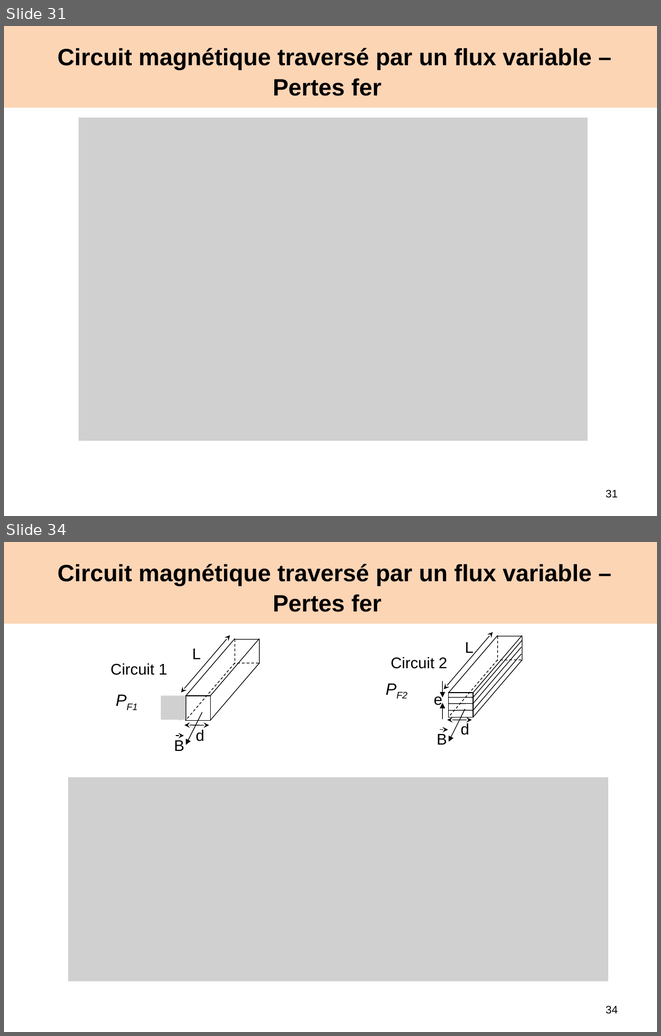
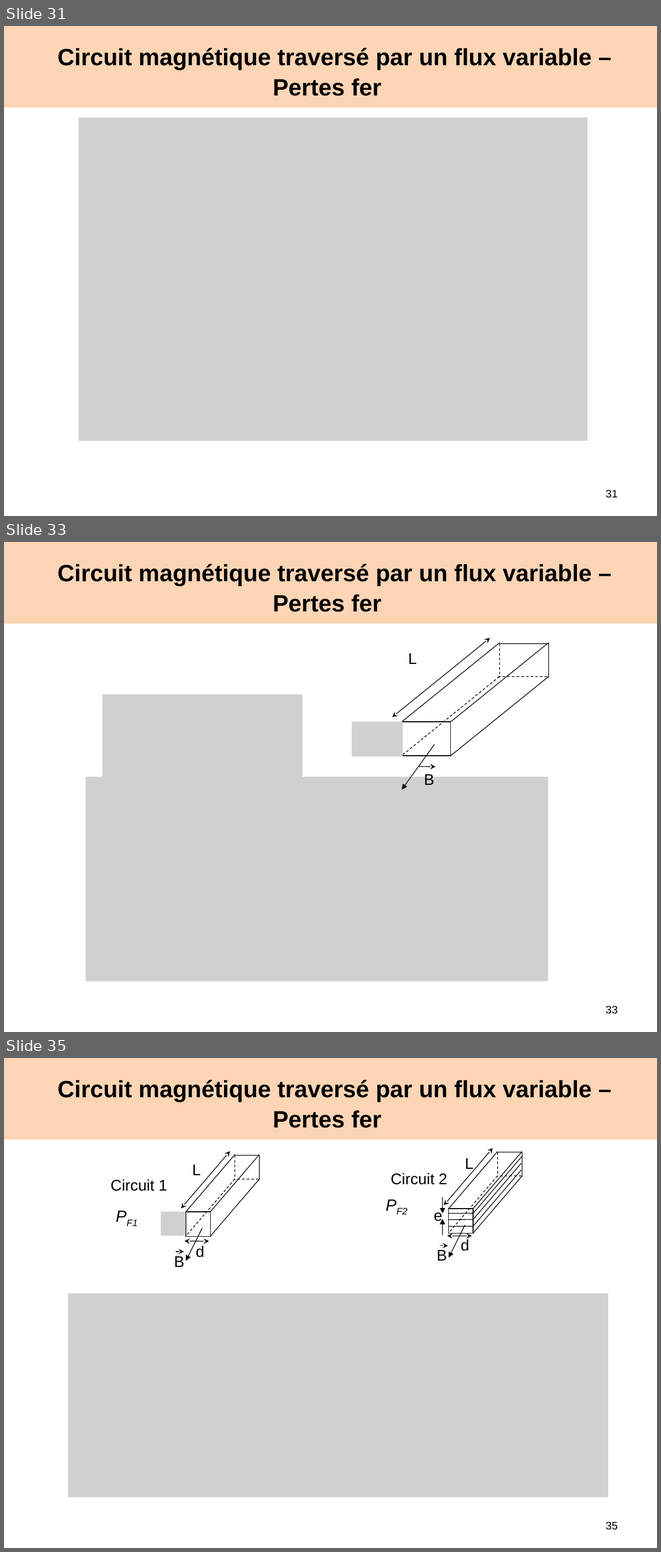
Before and after one commit to alinejmi/alinejmi.github.io, a slide deck: files/Chap3-circuitsmagnetiques.pptx. Shown one above the other, each under a label of ours: slides 31 and 34 before the commit, slides 31, 33 and 35 after it; the slides between them are not shown. The pictures are 661x1036 and 661x1552 pixels, drawn with LibreOffice and Linux fonts; fonts in the diff are those of the drawing; grey boxes stand for pictures. Boxes give left, top, right and bottom in pixels: in the first picture for what was removed or moved away, otherwise in the second. Text is boxed around its words. In the diff, an @@ line names an element or a change of style, - is before the commit and + after.

```diff
--- a/files/Chap3-circuitsmagnetiques.pptx
+++ b/files/Chap3-circuitsmagnetiques.pptx
@@ slide 33 added at <box>4,542,657,1032</box>, background #FFFFFF @@
@@ title added at <box>4,542,657,624</box>, fill #FCD5B5, 26 pt, text #000000, bold @@
+Circuit magnétique traversé par un flux variable – Pertes fer
@@ picture added at <box>103,694,302,779</box> @@
@@ picture added at <box>86,776,548,981</box> @@
@@ group added at <box>352,638,548,790</box>: 8 lines, 2 double arrows, 2 arrows, 2 texts, 1 rectangle, 1 picture @@
+L
+B
@@ page number added at <box>606,1005,618,1014</box>, 12 pt, text #000000 @@
+33
@@ what was slide 34 is now slide 35 @@
@@ page number at <box>606,1521,618,1530</box>: text changed @@
-34
+35
```
Also in this commit, not shown: 3 slides changed, 12 other files.
